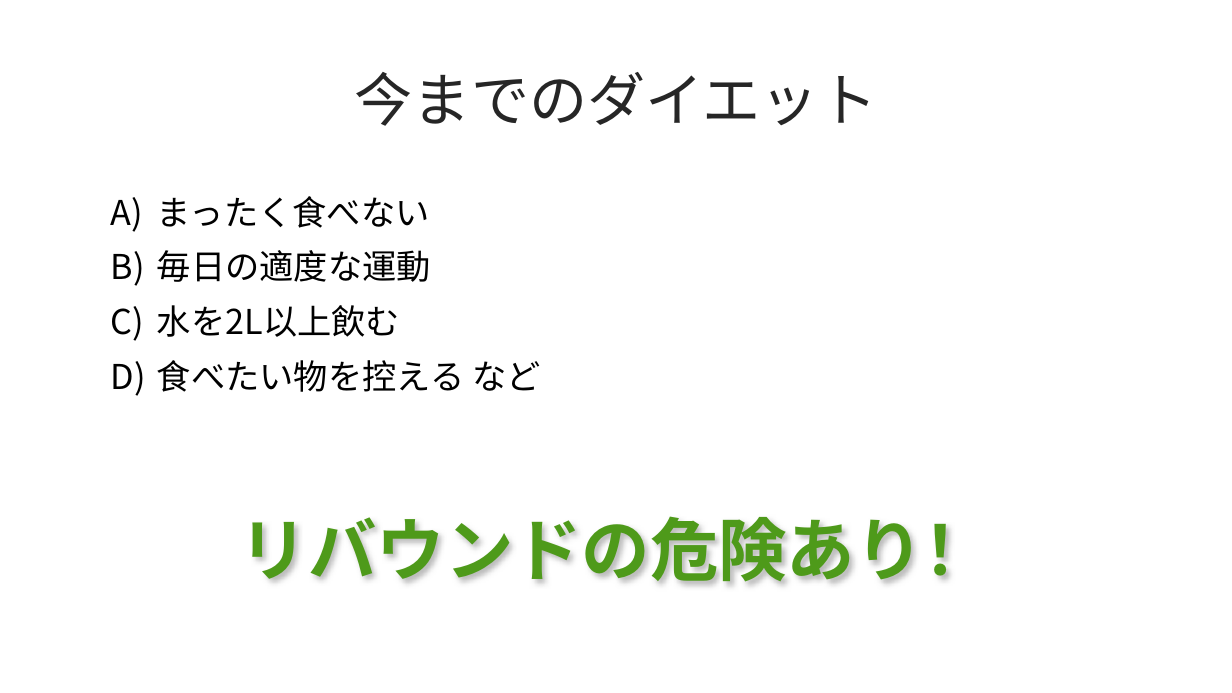
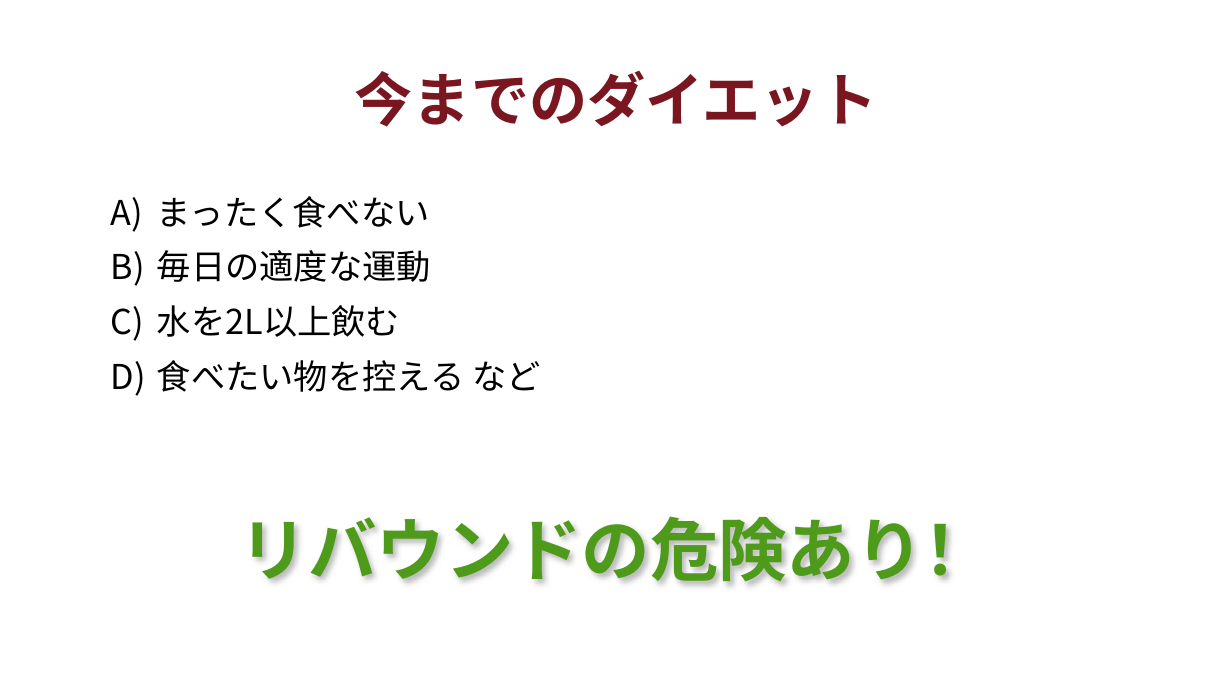
Before and after one commit to 984j7vw2tr-cloud/beauty-salon-site, a slide deck: slide 2 of ミラクルダイエット.pptx. Drawn at 1232x693 pixels with LibreOffice and Linux fonts; fonts in the diff are those of the drawing. Boxes give left, top, right and bottom in pixels: in the first picture for what was removed or moved away, otherwise in the second. Text is boxed around its words. In the diff, an @@ line names an element or a change of style, - is before the commit and + after.

```diff
--- a/ミラクルダイエット.pptx
+++ b/ミラクルダイエット.pptx
@@ title "今までのダイエット" at box(355, 71, 877, 127): text colour #262626 to #7A1620, bold on @@
```
Also in this commit, not shown: 6 other slides changed.
